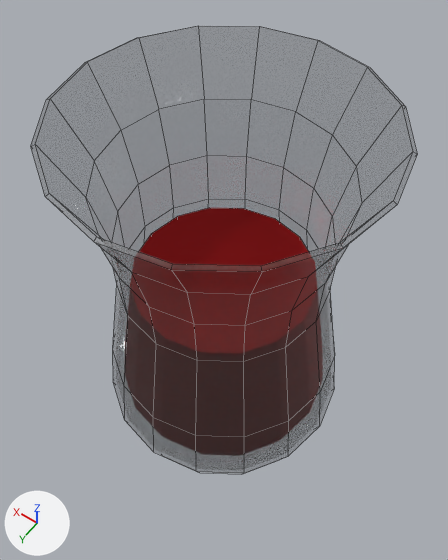
The FBX model Assets/3D Assets/TeaGlasses/TeaGlass(tea_3).fbx: old version first, new version second.
Rendered twice from a 50 mm lens placed at (-0.286, 0.401, 0.905), pointed at (0.011, -0.015, 0.251). The axes (+X, +Y, +Z) are drawn at lower left. The lights are the same throughout. Mesh edges are drawn as thin lines. Where no turn or scale is listed for an object, it has been applied to the vertices.

Objects in the first picture: 'TeaGlass', 'Tea_3'.
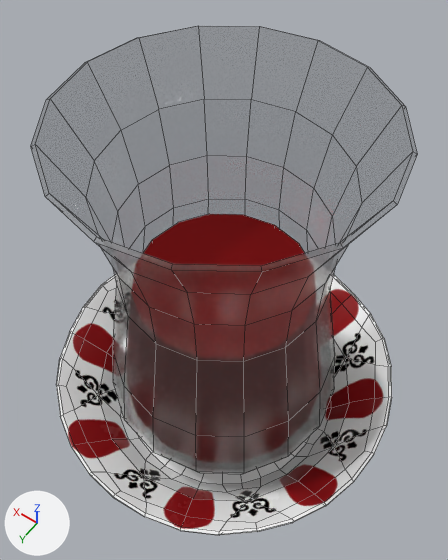
Where the newer file only moved an object's origin or applied its transform, the numbers keep the older frame.

The edits, one by one:
Picture 'Tea_Roughness.jpg' (img_tea_roughness_jpg) is new.
Picture 'Tea_BaseColor.jpg' (img_tea_basecolor_jpg) is new.
Picture 'Tea_Normal.jpg' (img_tea_normal_jpg) is new.
Picture 'Tea_Metallic.jpg' (img_tea_metallic_jpg) is new.
Material 'TeaCoater' (mat_teacoater) is new.
Uses the picture img_tea_basecolor_jpg.
Uses the picture img_tea_metallic_jpg.
Uses the picture img_tea_normal_jpg.
Uses the picture img_tea_roughness_jpg.
me_tea_3 has 32 vertices, 17 faces and spans x -0.142..0.142, y -0.142..0.142, z 0.158..0.288.
me_tea_3 is used by ob_tea_3; location (0.0, 0.0, 0.0).
me_tea_3 part 1: the whole mesh is scaled about its middle by (1, 1, 1.06), then moved by (0.0, 0.0, -0.017).
Mesh me_teaglasscoater is new.
It has 490 vertices, 488 faces and spans x -0.257..0.256, y -0.258..0.256, z -0.046..0.071.
It uses material mat_teacoater.
Object 'TeaGlassCoater' (ob_teaglasscoater) is new; it shows me_teaglasscoater.
Its location is (0.0, 0.0, 0.0).

What differs and where, as boxes [x1, y1, x2, y2] in the pictures (448 x 560 px):
'TeaGlassCoater', added: after [56, 275, 392, 535]
'Tea_3', mesh rescaled: before [139, 208, 309, 266]; after [143, 214, 305, 266]
